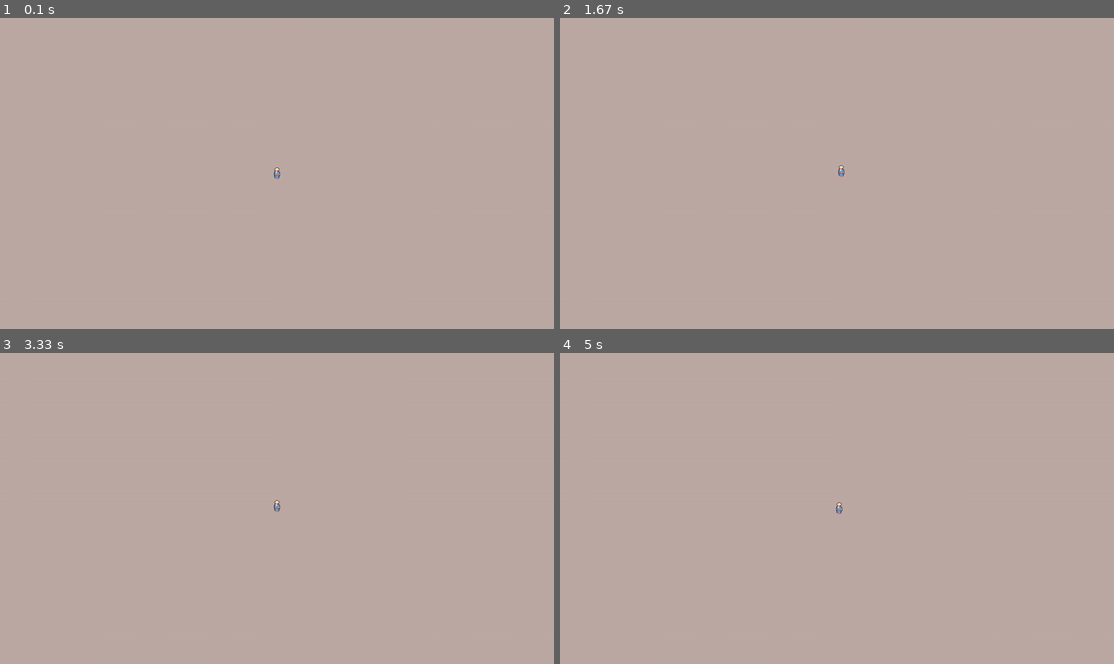
Above: before the commit, frames 1-4 (two rows, left to right).
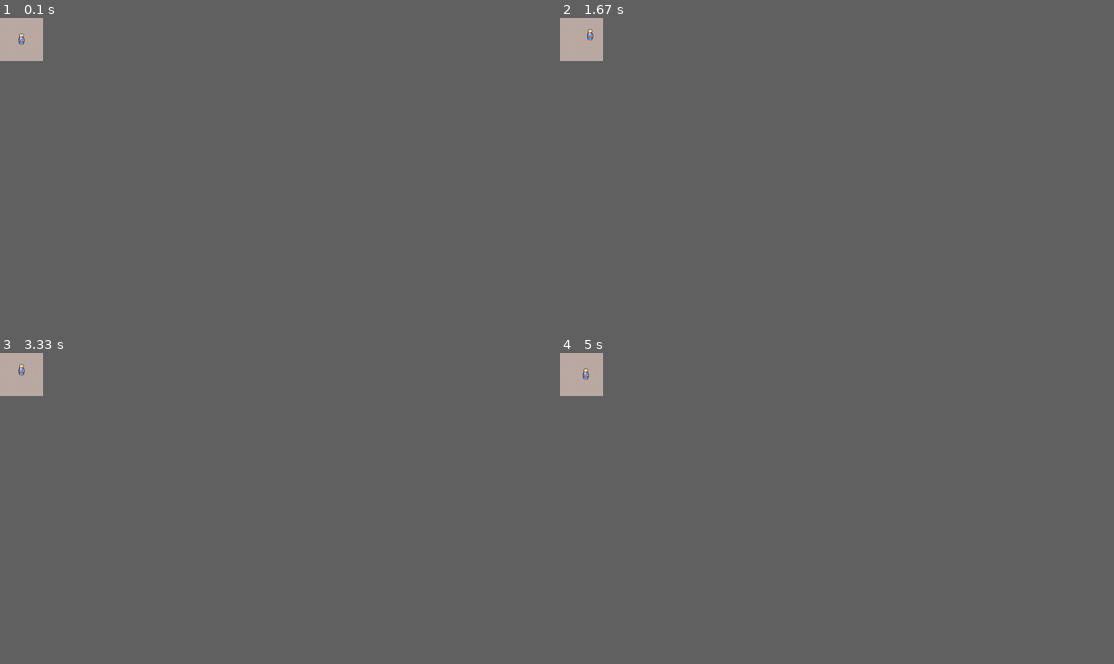
Above: after the commit, the same moments.

Repository: LordLiberte/proyectos_oct_2024_prep
Game: pygame game, started from sesion08PY/gamecarlos/game.py
Same seed, same stepped clock (60 frames per second), same inputs: the game is played once before the commit and once after it.
Inputs:
- Up to frame 1 (0.1 s): no input
- Up to frame 2 (1.67 s): hold D 0.33-0.8 s; hold W 0.83-1.13 s; hold D 1.17-1.63 s
- Up to frame 3 (3.33 s): hold A 1.67-2.2 s; hold S 2.23-2.53 s; hold A 2.57-2.97 s; hold W from 3 s (still down)
- Up to frame 4 (5 s): release W at 3.37 s; hold D 3.4-4.03 s; hold S 4.07-4.43 s; hold A 4.47-4.93 s; hold D from 4.97 s (still down)
The window is 900x506 before the commit and 70x70 after it. Grey fills any space a smaller window leaves; there, only what the larger window draws over its background counts as a difference.

The runs differ from the first frame. In frame 1, less than 0.1% of the frame differs, in the area x 3-51%, y 4-52%; in frame 2, less than 0.1%; in frame 3, less than 0.1%; in frame 4, less than 0.1%.

Commit message:
Movimiento con pygame
a

Diff:
--- a/sesion08PY/gamecarlos/carlosgame.py
+++ b/sesion08PY/gamecarlos/carlosgame.py
@@ -19,16 +19,16 @@
         self.__rect = self.__img.get_rect()
         self.__rect.center = pox, poy
 
-    def mover_arriba(self, y=-5):
+    def mover_arriba(self, y=-10):
         self.__rect.move_ip(0, y)
 
-    def mover_abajo(self, y=5):
+    def mover_abajo(self, y=10):
         self.__rect.move_ip(0, y)
 
-    def mover_derecha(self, x=5):
+    def mover_derecha(self, x=10):
         self.__rect.move_ip(x, 0)
 
-    def mover_izquierda(self, x=-5):
+    def mover_izquierda(self, x=-10):
         self.__rect.move_ip(x, 0)
 
     def get_imagen(self):
--- a/sesion08PY/gamecarlos/game.py
+++ b/sesion08PY/gamecarlos/game.py
@@ -2,7 +2,7 @@
 import carlosgame
 
 pygame.init() # inicializa pygame motor
-screen = pygame.display.set_mode((1280,720))  # establcece tamaño pantalla
+screen = pygame.display.set_mode((100,100))  # establcece tamaño pantalla
 running = True
 
 width = screen.get_width()
@@ -13,24 +13,27 @@
 
 # Bucle principal
 while running:
-
     for event in pygame.event.get():
         if event.type == pygame.KEYDOWN:
             if event.unicode == "w":
                 print("Subir player")
-                player.mover_arriba()
+                if player.get_rect().top > 0:
+                    player.mover_arriba()
 
             if event.unicode == "d":
                 print("Derecha player")
-                player.mover_derecha()
+                if player.get_rect().right < width:
+                    player.mover_derecha()
 
             if event.unicode == "a":
                 print("Izquierda player")
-                player.mover_izquierda()
+                if player.get_rect().left > 0:
+                    player.mover_izquierda()
 
             if event.unicode == "s":
                 print("Abajo player")
-                player.mover_abajo()
+                if player.get_rect().bottom < height:
+                    player.mover_abajo()
 
         if event.type == pygame.QUIT:
             running = False
